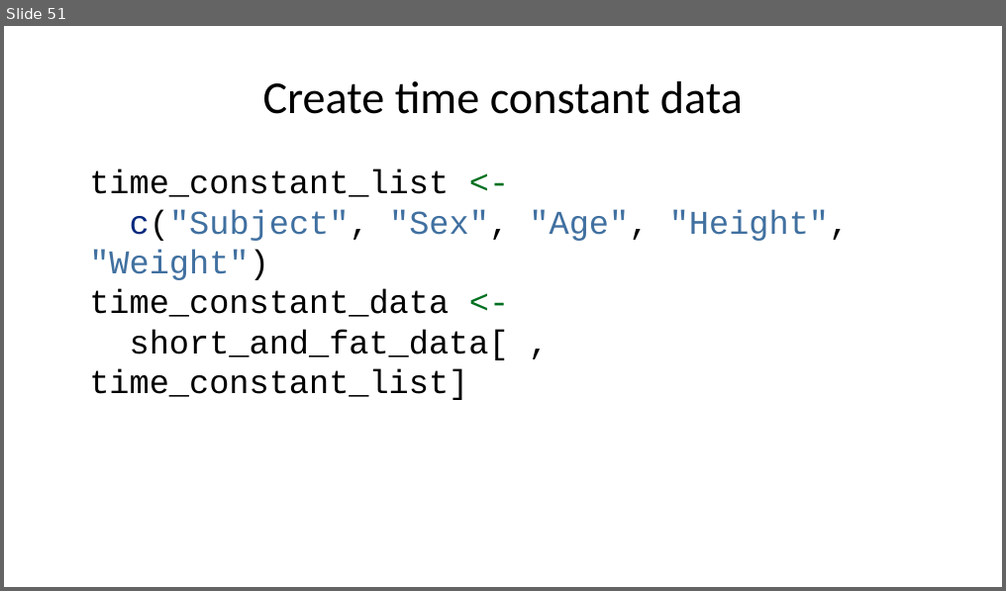
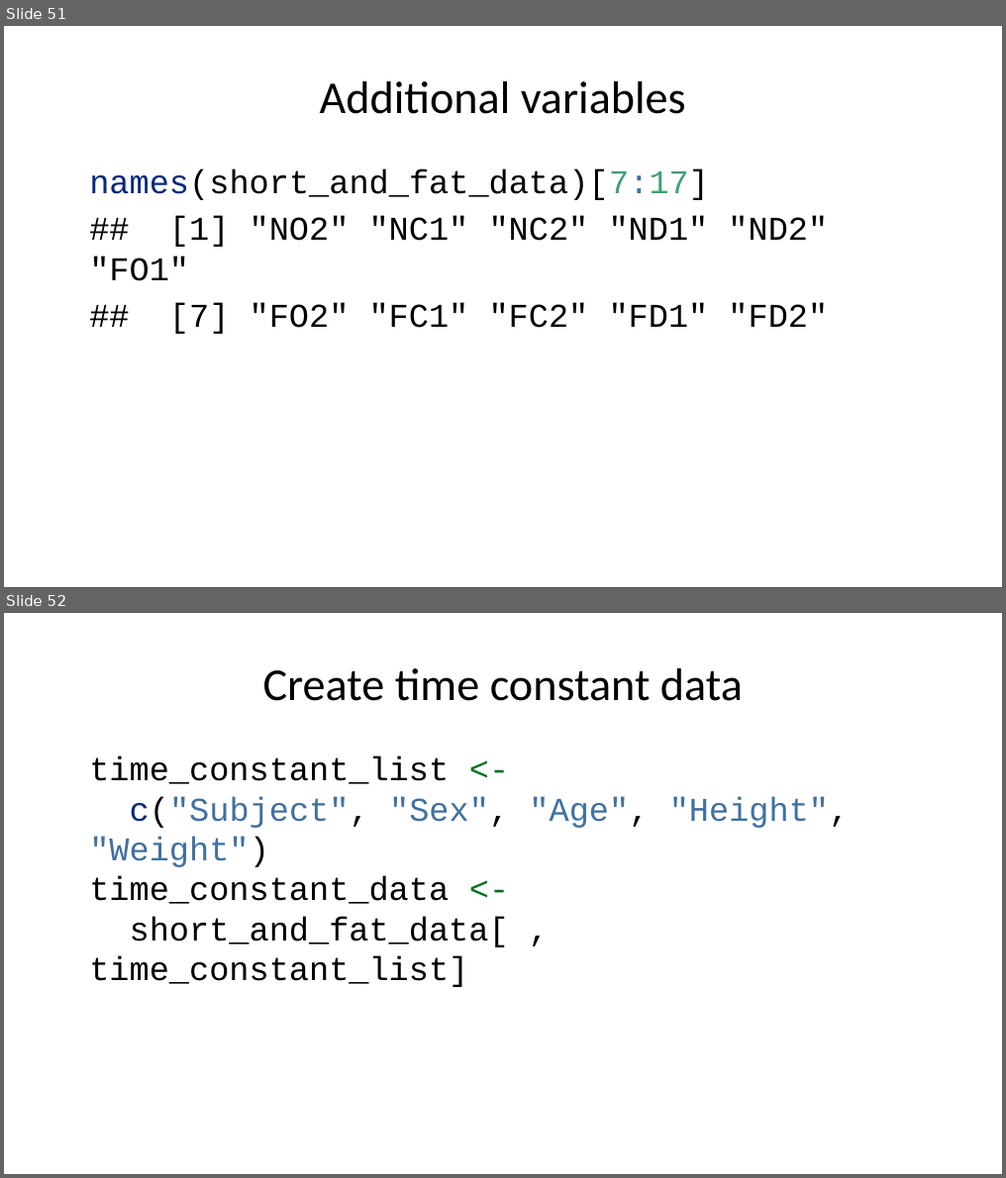
Before and after one commit to pmean/classes, a slide deck: introduction-to-r/results/v06-slides-and-speaker-notes.pptx. Shown one above the other, each under a label of ours: slide 51 before the commit, slides 51 and 52 after it. The pictures are 1006x591 and 1006x1178 pixels, drawn with LibreOffice and Linux fonts; fonts in the diff are those of the drawing. Boxes give left, top, right and bottom in pixels: in the first picture for what was removed or moved away, otherwise in the second. Text is boxed around its words. In the diff, an @@ line names an element or a change of style, - is before the commit and + after.

```diff
--- a/introduction-to-r/results/v06-slides-and-speaker-notes.pptx
+++ b/introduction-to-r/results/v06-slides-and-speaker-notes.pptx
@@ slide 51 added at (4,26,1002,587), background #FFFFFF @@
@@ title added at (320,81,686,114), 44 pt, text #000000 @@
+Additional variables
@@ text added at (89,170,828,334), 32 pt, text #000000 @@
+names(short_and_fat_data)[7:17]
+## [1] "NO2" "NC1" "NC2" "ND1" "ND2" "FO1"
+## [7] "FO2" "FC1" "FC2" "FD1" "FD2"
@@ what was slide 51 is now slide 52 @@
```
Also in this commit, not shown: 6 slides changed, 4 other slides added, 3 slides removed, 3 other files.
